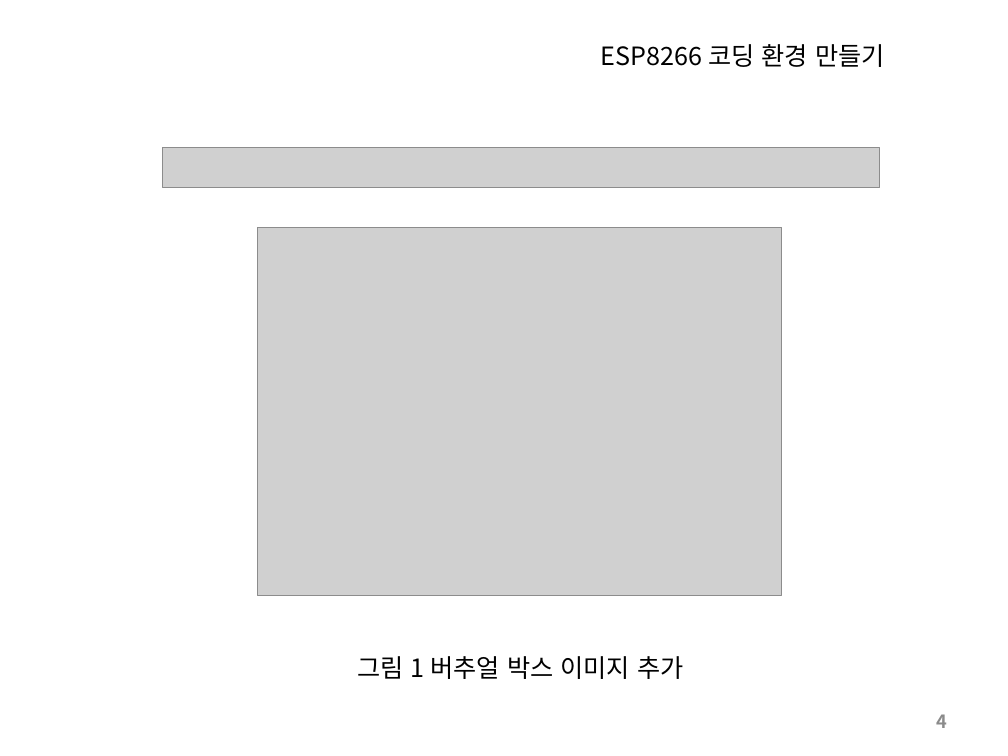
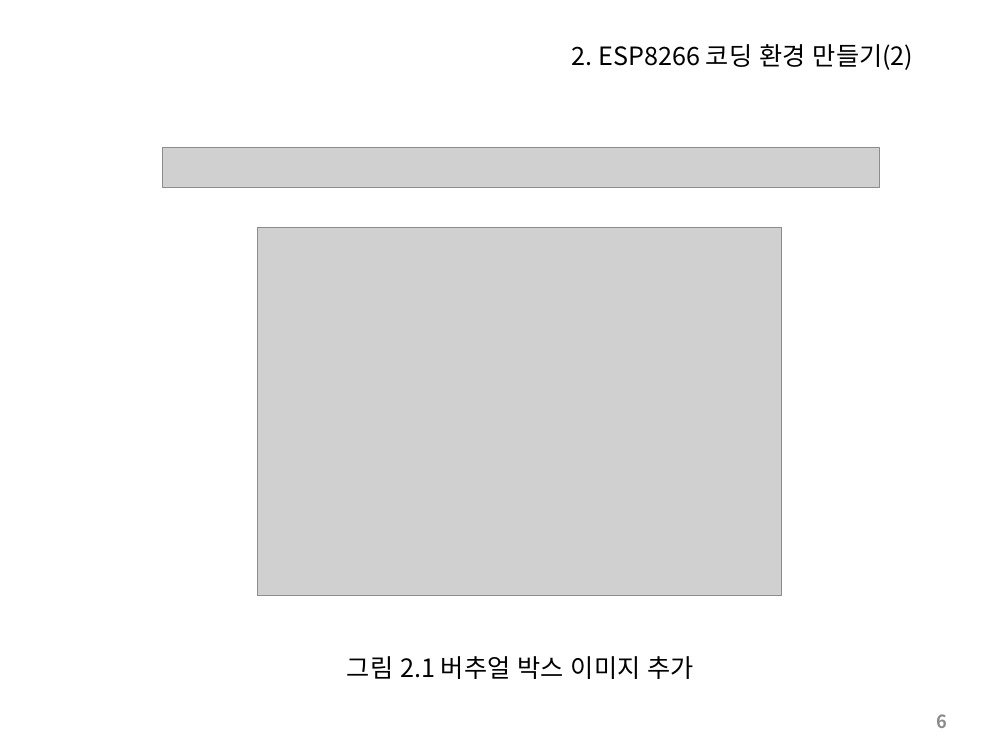
Before and after one commit to SleeperKKY/ESP8266, a slide deck: slide 6 of ESP8266 Direct Coding.pptx (slide 4 before the commit). Drawn at 1008x756 pixels with LibreOffice and Linux fonts; fonts in the diff are those of the drawing; grey boxes stand for pictures. Boxes give left, top, right and bottom in pixels: in the first picture for what was removed or moved away, otherwise in the second. Text is boxed around its words. In the diff, an @@ line names an element or a change of style, - is before the commit and + after.

```diff
--- a/ESP8266 Direct Coding.pptx
+++ b/ESP8266 Direct Coding.pptx
@@ title at box(572, 44, 914, 70): text changed @@
-ESP8266 코딩 환경 만들기
+2. ESP8266 코딩 환경 만들기(2)
@@ text at box(347, 656, 694, 679): text changed @@
-그림 1 버추얼 박스 이미지 추가
+그림 2.1 버추얼 박스 이미지 추가
@@ page number at box(937, 714, 948, 728): text changed @@
-4
+6
```
Also in this commit, not shown: 16 other slides changed, 4 slides added, 1 other file.
